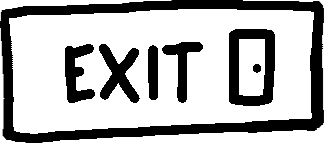
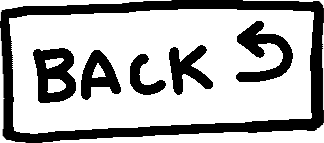
Layered file, before and after one edit (324 × 143). Changes by layer:
added layer "Layer 5" above "Layer 4" over 234, 21, 293, 83
added layer "Layer 4" above "Layer 3" over 33, 44, 213, 103
hid "Layer 3" over 64, 28, 276, 106
